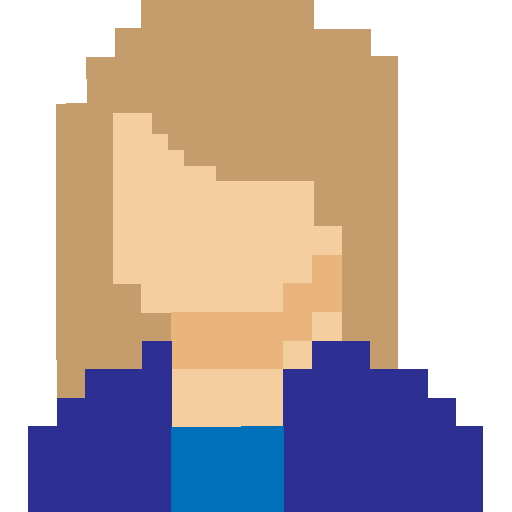
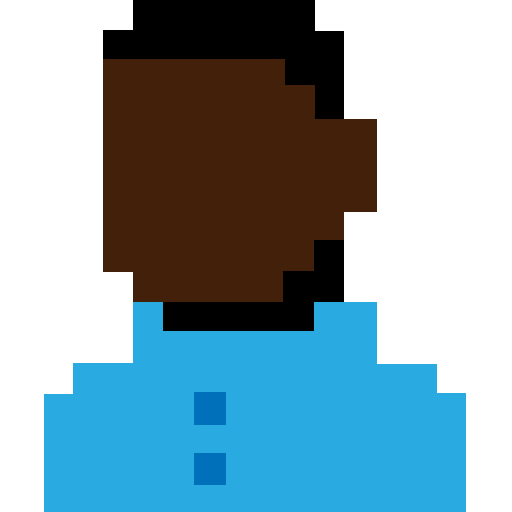
Before/after of a 512px x 512px layered artwork. What changed in the layer stack:
renamed "Woman" to "Woman long hair", hid the group it (3 layers) over box(28, 0, 483, 512)
renamed "Man" to "Man short", showed the group it (3 layers) over box(44, 0, 466, 512)
added layer "Vector Smart Object" (12th of 20, in "Man short") in group "Man short" over box(44, 0, 466, 512)
added layer "Vector Smart Object" (13th of 20, in "Man short") in group "Man short" over box(44, 0, 466, 512)
